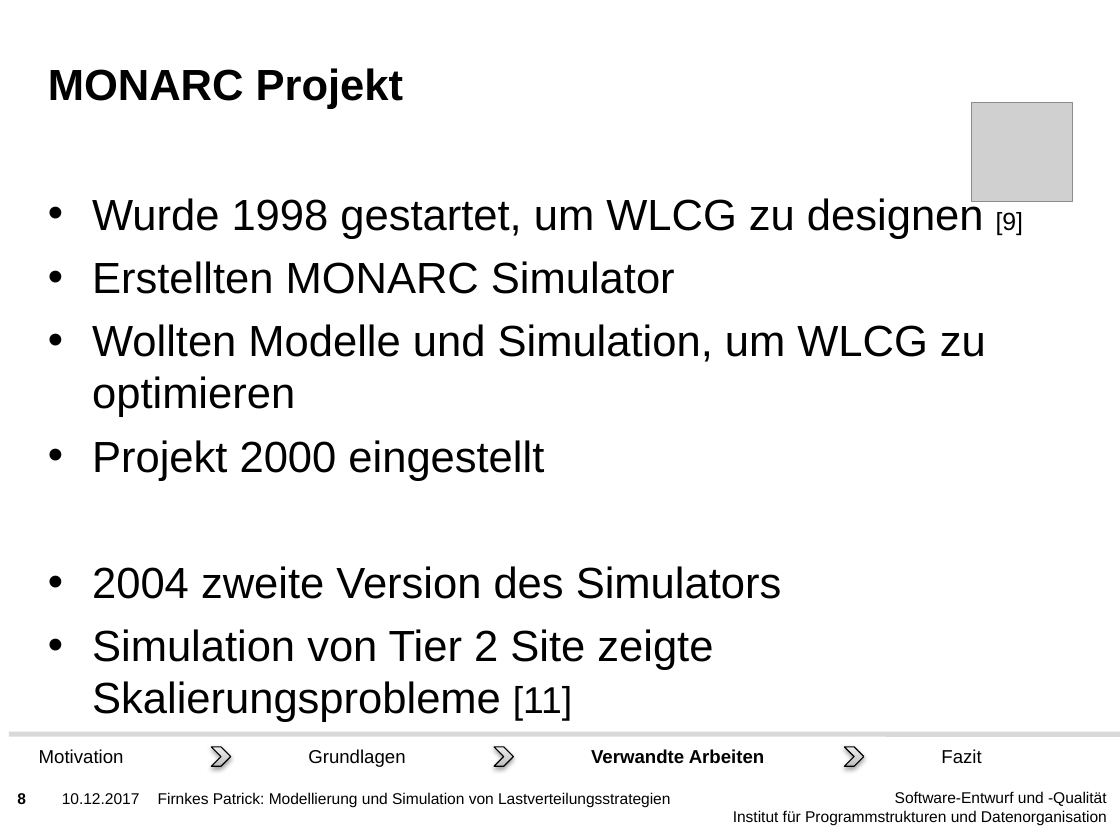
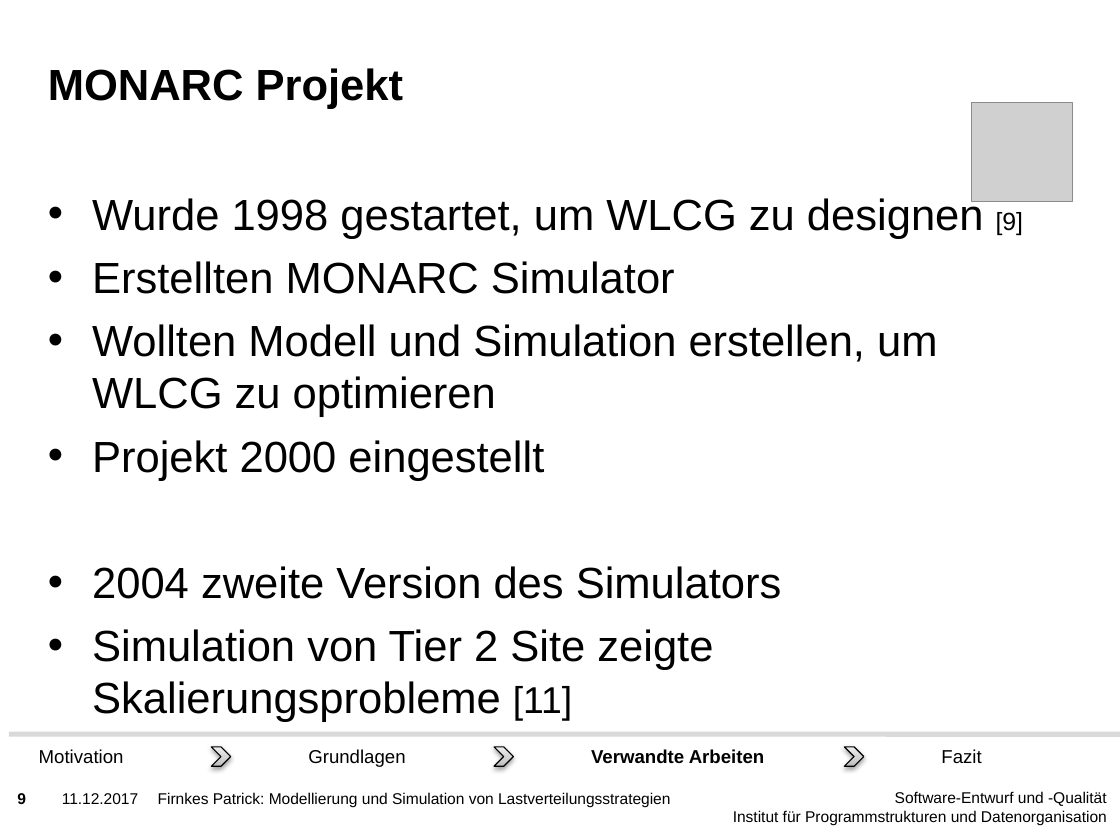
Before and after one commit to PatFirn/wlcg-loadbalancing, a slide deck: slide 9 of presentations/state-of-the-art.pptx (slide 8 before the commit). Drawn at 1120x840 pixels with LibreOffice and Linux fonts; fonts in the diff are those of the drawing; grey boxes stand for pictures; background and template pictures are left out. Boxes give left, top, right and bottom in pixels: in the first picture for what was removed or moved away, otherwise in the second. Text is boxed around its words. In the diff, an @@ line names an element or a change of style, - is before the commit and + after.

```diff
--- a/presentations/state-of-the-art.pptx
+++ b/presentations/state-of-the-art.pptx
@@ text at (92,324,937,417): text changed @@
-• Wollten Modelle und Simulation, um WLCG zu optimieren
+• Wollten Modell und Simulation erstellen, um WLCG zu optimieren
@@ text at (62,793,138,804): text changed @@
-10.12.2017
+11.12.2017
```
Also in this commit, not shown: 17 other slides changed.
